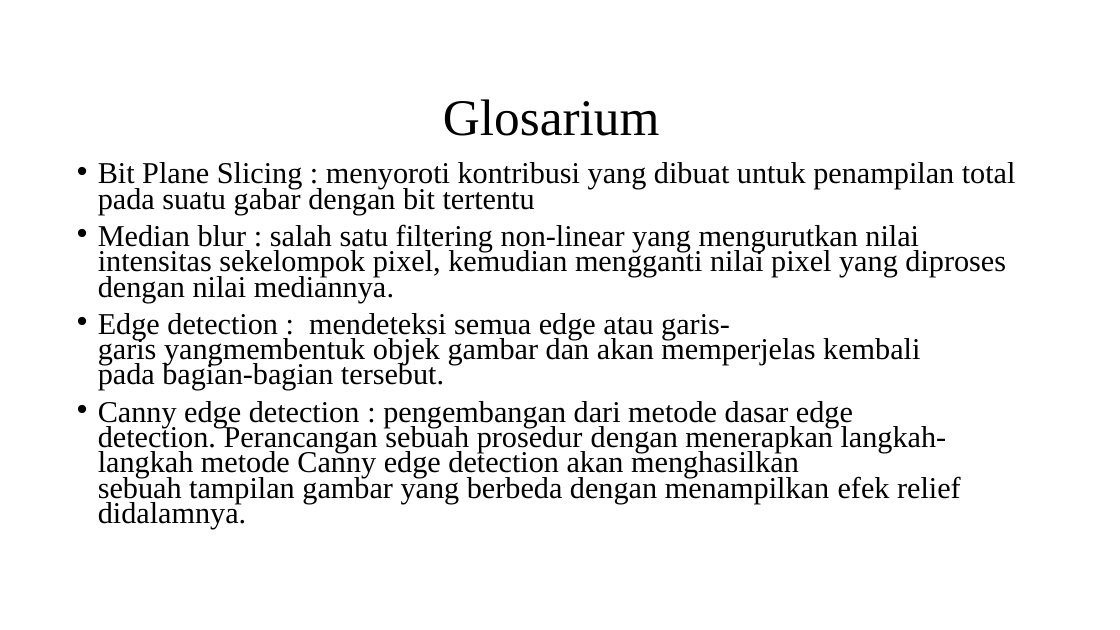
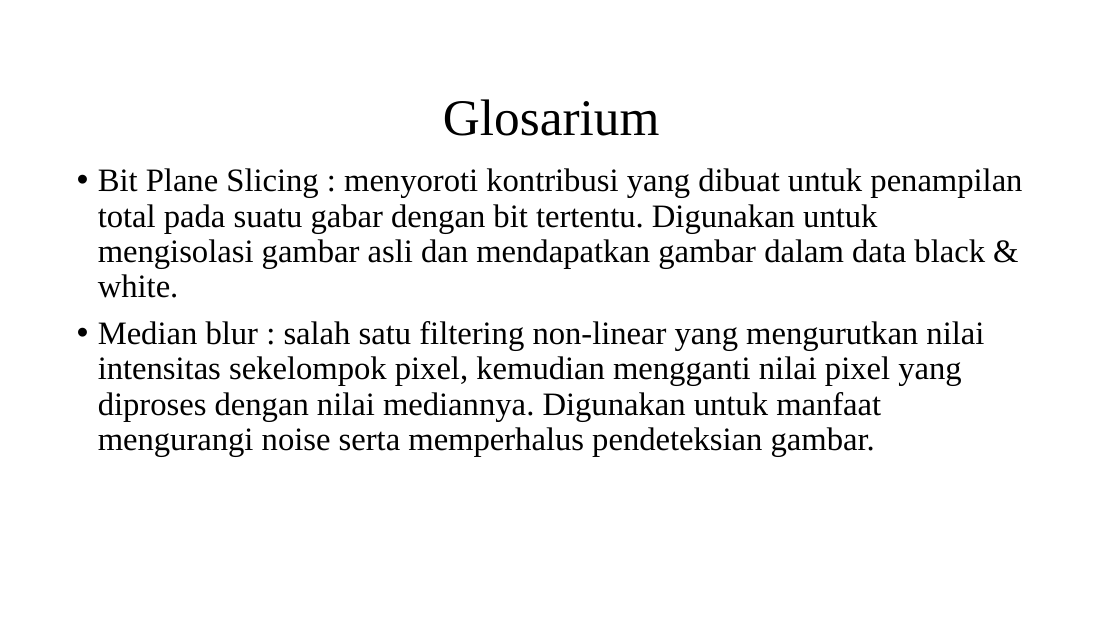
Before and after one commit to AbiantoW/Lung-Comparation-Image-Processing, a slide deck: slide 5 of Lung Comparison Image Processing.pptx. Drawn at 1120x630 pixels with LibreOffice and Linux fonts; fonts in the diff are those of the drawing; background and template pictures are left out. Boxes give left, top, right and bottom in pixels: in the first picture for what was removed or moved away, otherwise in the second. Text is boxed around its words. In the diff, an @@ line names an element or a change of style, - is before the commit and + after.

```diff
--- a/Lung Comparison Image Processing.pptx
+++ b/Lung Comparison Image Processing.pptx
@@ text at box(98, 168, 1022, 456): text changed; size 25.9 to 28 pt @@
-• Bit Plane Slicing : menyoroti kontribusi yang dibuat untuk penampilan total pada suatu gabar dengan bit tertentu
-• Median blur : salah satu filtering non-linear yang mengurutkan nilai intensitas sekelompok pixel, kemudian mengganti nilai pixel yang diproses dengan nilai mediannya.
-• Edge detection : mendeteksi semua edge atau garis-garis yangmembentuk objek gambar dan akan memperjelas kembali pada bagian-bagian tersebut.
-• Canny edge detection : pengembangan dari metode dasar edge detection. Perancangan sebuah prosedur dengan menerapkan langkah-langkah metode Canny edge detection akan menghasilkan sebuah tampilan gambar yang berbeda dengan menampilkan efek relief didalamnya.
+• Bit Plane Slicing : menyoroti kontribusi yang dibuat untuk penampilan total pada suatu gabar dengan bit tertentu. Digunakan untuk mengisolasi gambar asli dan mendapatkan gambar dalam data black & white.
+• Median blur : salah satu filtering non-linear yang mengurutkan nilai intensitas sekelompok pixel, kemudian mengganti nilai pixel yang diproses dengan nilai mediannya. Digunakan untuk manfaat mengurangi noise serta memperhalus pendeteksian gambar.
```
Also in this commit, not shown: 1 other slide changed, 3 slides added.
